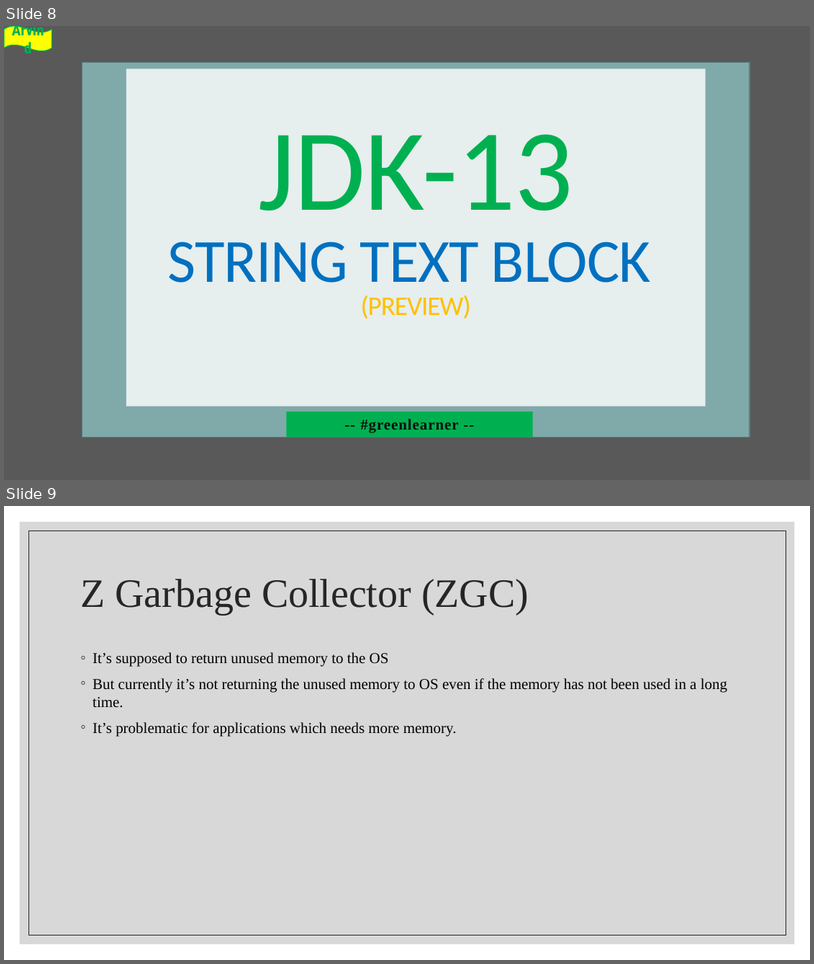
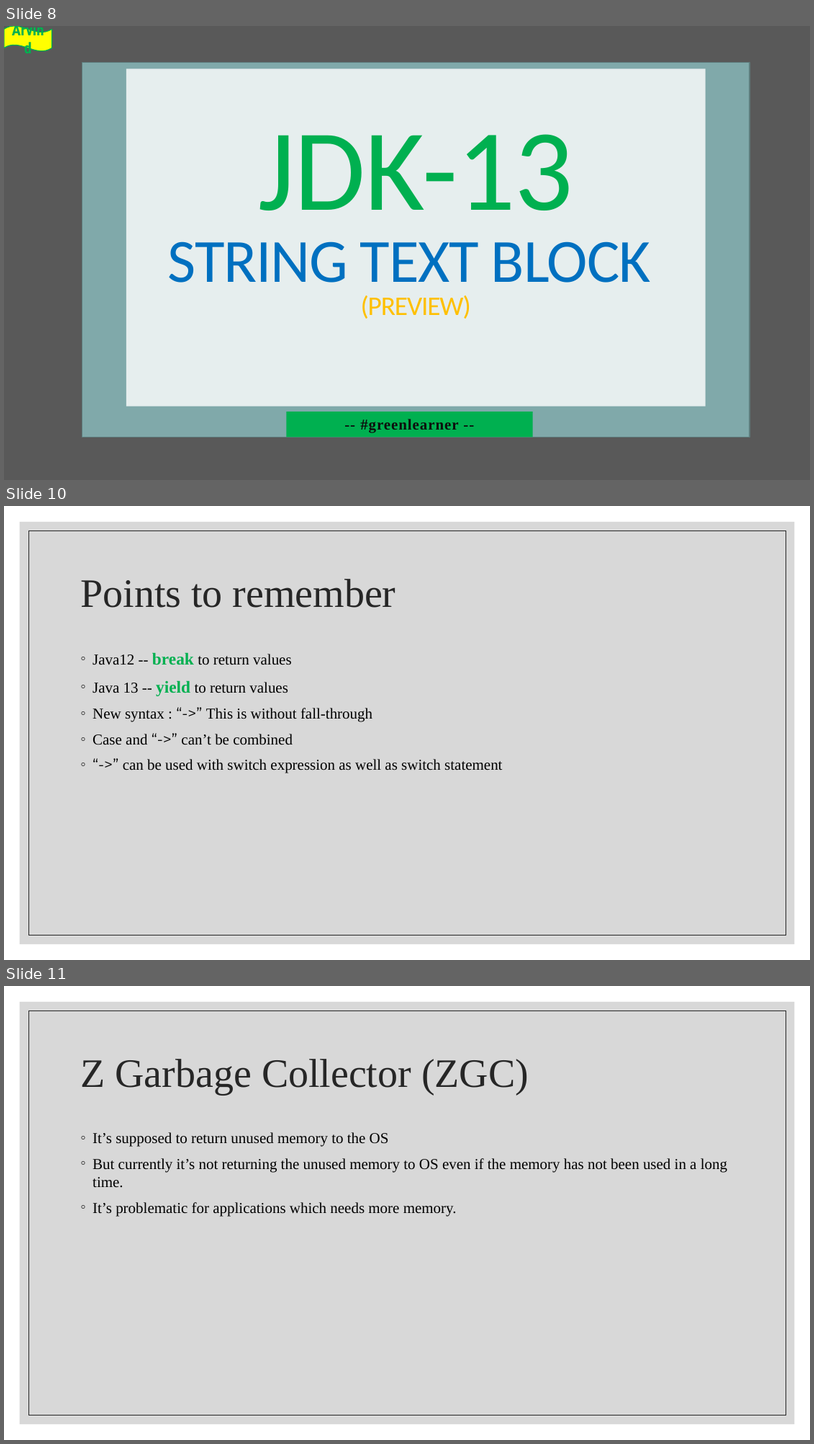
Before and after one commit to codefarm0/Java13, a slide deck: Jdk-13.pptx. Shown one above the other, each under a label of ours: slides 8 and 9 before the commit, slides 8, 10 and 11 after it; the slides between them are not shown. The pictures are 814x964 and 814x1444 pixels, drawn with LibreOffice and Linux fonts; fonts in the diff are those of the drawing; background and template pictures are left out. Boxes give left, top, right and bottom in pixels: in the first picture for what was removed or moved away, otherwise in the second. Text is boxed around its words. In the diff, an @@ line names an element or a change of style, - is before the commit and + after.

Commit message:
enhanced switch

```diff
--- a/Jdk-13.pptx
+++ b/Jdk-13.pptx
@@ slide 10 added at (x1=4, y1=506, x2=810, y2=960), background #FFFFFF; not listed: 2 template elements that a slide beside it also shows @@
@@ title added at (x1=80, y1=579, x2=396, y2=608), 48 pt, text #262626 @@
+Points to remember
@@ text added at (x1=93, y1=652, x2=502, y2=773), 18 pt, text #000000 @@
+◦ Java12 -- break to return values
+◦ Java 13 -- yield to return values
+◦ New syntax : “->” This is without fall-through
+◦ Case and “->” can’t be combined
+◦ “->” can be used with switch expression as well as switch statement
@@ what was slide 9 is now slide 11 @@
```
Also in this commit, not shown: 1 other slide added, 7 other files.
